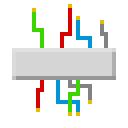
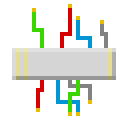
Comparing the layer stacks of the two 128×128 images. Changes:
added layer "Layer 8" above "Layer 7" over [16, 48, 112, 80]
